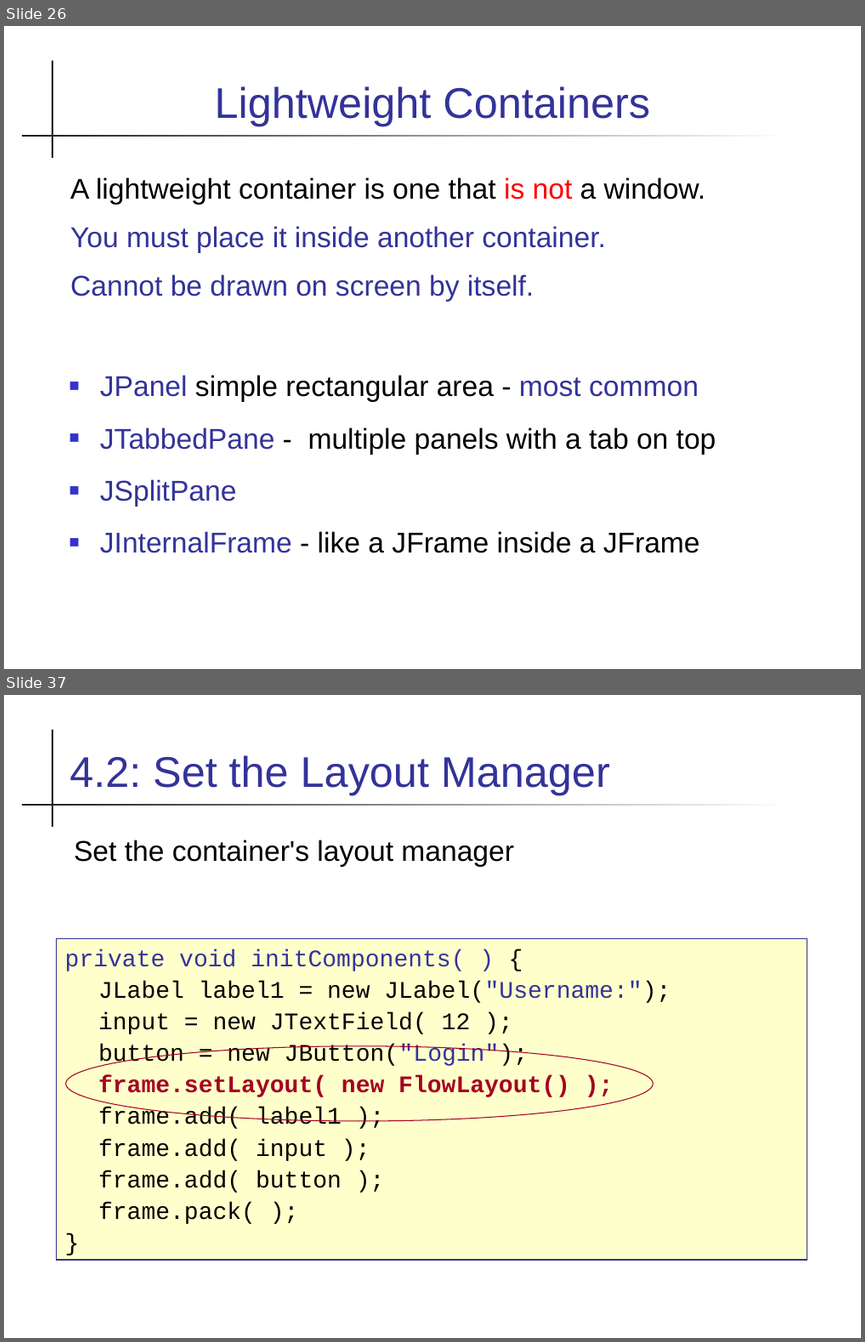
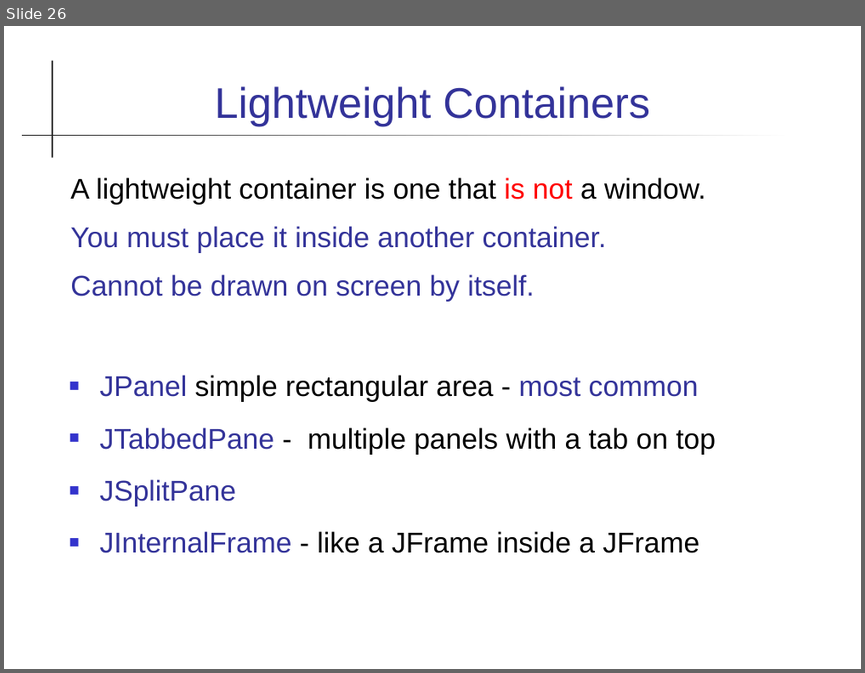
Before and after one commit to skeoop/skeoop.github.io, a slide deck: week7/Graphics-1.ppt. Shown one above the other, each under a label of ours: slides 26 and 37 before the commit, slide 26 after it; the slides between them are not shown. The pictures are 865x1342 and 865x673 pixels, drawn with LibreOffice and Linux fonts; fonts in the diff are those of the drawing. Boxes give left, top, right and bottom in pixels: in the first picture for what was removed or moved away, otherwise in the second. Text is boxed around its words. In the diff, an @@ line names an element or a change of style, - is before the commit and + after.

```diff
--- a/week7/Graphics-1.ppt
+++ b/week7/Graphics-1.ppt
@@ slide 37 removed at (x1=4, y1=695, x2=861, y2=1338), background #FFFFFF; not listed: 2 template elements that a slide beside it also shows @@
@@ title removed at (x1=69, y1=755, x2=610, y2=795) @@
-4.2: Set the Layout Manager
@@ text removed at (x1=74, y1=839, x2=514, y2=867) @@
-Set the container's layout manager
@@ rectangle removed at (x1=56, y1=938, x2=806, y2=1259) @@
-private void initComponents( ) {
-JLabel label1 = new JLabel("Username:");
-input = new JTextField( 12 );
-button = new JButton("Login");
-frame.setLayout( new FlowLayout() );
-frame.add( label1 );
-frame.add( input );
-frame.add( button );
-frame.pack( );
-}
@@ ellipse removed at (x1=66, y1=1046, x2=653, y2=1121) @@
```
Also in this commit, not shown: 8 slides changed, 21 other slides removed, 27 other files.
